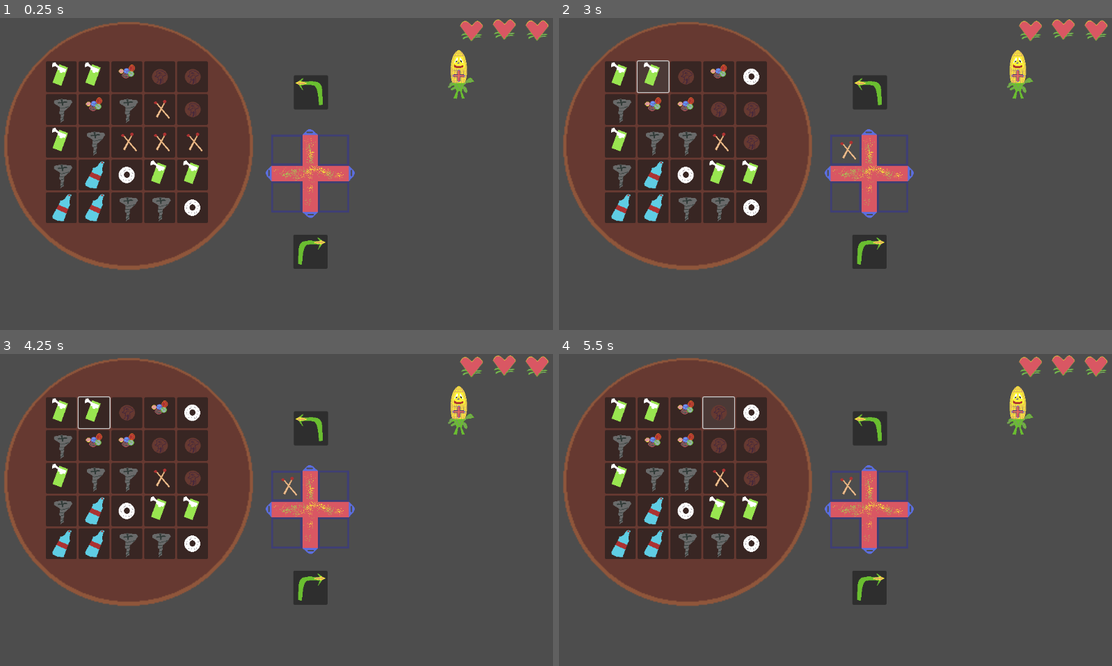
Above: before the commit, frames 1-4 (two rows, left to right).
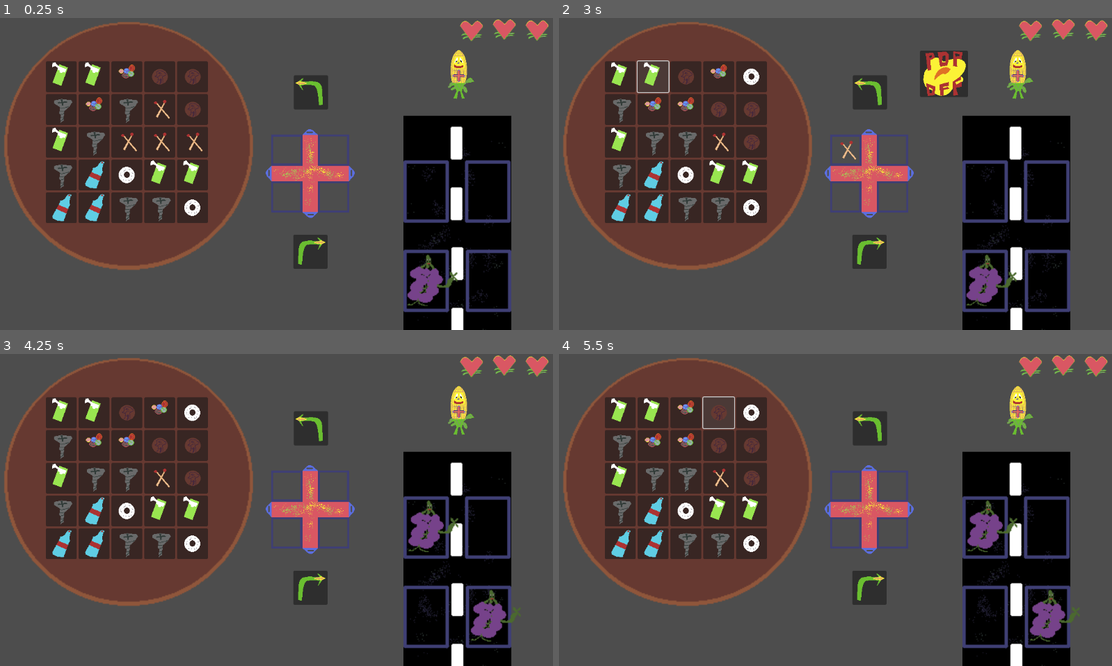
Above: after the commit, the same moments.

Repository: troywiegand/popped-corn
Game: Godot game, scene res://game.tscn
Same seed, same stepped clock (60 frames per second), same inputs: the game is played once before the commit and once after it.
Inputs (mouse positions are in pixels of both pictures, inside the frame that each line leads up to):
- Up to frame 1 (0.25 s): no input
- Up to frame 2 (3 s): click (868, 252) at 0.5 s; click (868, 92) at 1.25 s; click (619, 77) at 2 s; click (653, 77) at 2.77 s
- Up to frame 3 (4.25 s): click (387, 410) at 3.52 s
- Up to frame 4 (5.5 s): click (686, 413) at 4.27 s; click (719, 413) at 5.02 s

The runs differ from the first frame. In frame 1, 13% of the frame differs, in the area x 72-93%, y 31-100%; in frame 2, 15%, in the area x 65-93%, y 10-100%; in frame 3, 13%; in frame 4, 13%.
Error before the commit: Invalid access to property or key 'type' on a base object of type 'Nil'. (res://harness.gd:93)

Commit message:
Achieve Buggy Core Loop

Diff:
--- a/ammo_gem_button.gd
+++ b/ammo_gem_button.gd
@@ -3,7 +3,7 @@
 @export var isHighlighted: bool = false;
 
 @onready var color_rect: ColorRect = $ColorRect
-@onready var gem_types = Array($GemSprite.sprite_frames.get_animation_names())
+@onready var gem_types = Array($GemSprite.sprite_frames.get_animation_names()).filter(func(x): return x!="empty")
 
 signal isClicked(ammo_grid)
 
--- a/ammo_gem_button.tscn
+++ b/ammo_gem_button.tscn
@@ -1,7 +1,8 @@
-[gd_scene load_steps=3 format=3 uid="uid://7ynbnjpwabox"]
+[gd_scene load_steps=4 format=3 uid="uid://7ynbnjpwabox"]
 
 [ext_resource type="Script" uid="uid://lrcktnf7ena1" path="res://ammo_gem_button.gd" id="1_shp3d"]
 [ext_resource type="PackedScene" uid="uid://bxaf5u3s10ess" path="res://gem_sprite.tscn" id="2_3lho1"]
+[ext_resource type="SpriteFrames" uid="uid://b0nn0bbrmqbog" path="res://gem_sprites.tres" id="3_s20mp"]
 
 [node name="AmmoGemButton" type="Button"]
 custom_minimum_size = Vector2(64, 64)
@@ -10,6 +11,7 @@
 script = ExtResource("1_shp3d")
 
 [node name="GemSprite" parent="." instance=ExtResource("2_3lho1")]
+sprite_frames = ExtResource("3_s20mp")
 
 [node name="ColorRect" type="ColorRect" parent="."]
 visible = false
--- /dev/null
+++ b/enemy_highway.gd
@@ -0,0 +1,86 @@
+extends Node2D
+
+@export var enemies = [];
+@export var enemy_scene: PackedScene = preload("res://fruitzioso.tscn");
+
+signal dealDamage;
+
+var rate_to_make_two = 0.3;
+var slotsUnfillable = [];
+
+# Called when the node enters the scene tree for the first time.
+func _ready() -> void:
+	pass # Replace with function body.
+
+
+# Called every frame. 'delta' is the elapsed time since the previous frame.
+func _process(_delta: float) -> void:
+	pass
+
+
+func spawn_enemies():
+	if randf() < rate_to_make_two:
+		print("Spawning 2")
+		add_in_enemy(true);
+		add_in_enemy(false);
+	else:
+		print("Spawning 1")
+		add_in_enemy(randf()>0.5);
+	pass
+
+func add_in_enemy(side: bool):
+	var e = enemy_scene.instantiate()
+	var sidePos;
+	var slotNumber;
+	if side:
+		sidePos = $Slot3.position;
+		slotNumber = 3;
+	else:
+		sidePos = $Slot4.position;
+		slotNumber = 4;
+	if slotsUnfillable.find(slotNumber) > -1:
+		print("no room")
+	else:
+		e.position = sidePos;
+		e.remainingHealth = randi() % 3 + 3;
+		e.slot = slotNumber;
+		add_child(e)
+		e.show();
+		enemies.append(e)
+
+func next_turn():
+	enemies.sort_custom(func(x,y): return x.slot > y.slot)
+	for e in enemies:
+		e.update_tooltip()
+		if e.remainingHealth <= 0:
+			print("Defeated enemy ",e.fruitType);
+			e.queue_free()
+		elif e.isStunned:
+			e.isStunned = false
+			slotsUnfillable.append(e.Slot)
+		elif e.slot == 0:
+			dealDamage.emit();
+			e.queue_free();
+		elif e.slot == 1 or e.slot == 2:
+			e.slot = 0
+			e.position = $Danger.position
+		elif e.slot == 3:
+			if slotsUnfillable.find(1) > -1:
+				slotsUnfillable.append(3)
+				print("Unable to move forward")
+			else:
+				e.slot = 1
+				e.position = $Slot1.position
+		elif e.slot == 4:
+			if slotsUnfillable.find(2) > -1:
+				slotsUnfillable.append(4)
+				print("Unable to move forward")
+			else:
+				e.slot = 2
+				e.position = $Slot2.position
+		else:
+			print("no idea what happened")
+	spawn_enemies()
+	slotsUnfillable = [];
+	enemies = enemies.filter(func(e): e!=null);
+	pass
--- /dev/null
+++ b/enemy_highway.tscn
@@ -0,0 +1,46 @@
+[gd_scene load_steps=5 format=3 uid="uid://b7e21est2sktl"]
+
+[ext_resource type="Script" uid="uid://ds2d3ripwdhg" path="res://enemy_highway.gd" id="1_1dx0o"]
+[ext_resource type="Texture2D" uid="uid://req04e04fcoo" path="res://assets/road.png" id="1_ymosl"]
+[ext_resource type="Texture2D" uid="uid://cvjy64d4qdfn" path="res://assets/road_with_highlights.png" id="2_1dx0o"]
+
+[sub_resource type="SpriteFrames" id="SpriteFrames_qdfb0"]
+animations = [{
+"frames": [{
+"duration": 1.0,
+"texture": ExtResource("1_ymosl")
+}],
+"loop": true,
+"name": &"default",
+"speed": 5.0
+}, {
+"frames": [{
+"duration": 1.0,
+"texture": ExtResource("2_1dx0o")
+}],
+"loop": true,
+"name": &"highlights",
+"speed": 5.0
+}]
+
+[node name="EnemyHighway" type="Node2D"]
+script = ExtResource("1_1dx0o")
+
+[node name="Road" type="AnimatedSprite2D" parent="."]
+sprite_frames = SubResource("SpriteFrames_qdfb0")
+animation = &"highlights"
+
+[node name="Slot1" type="Node2D" parent="."]
+position = Vector2(-61, -73)
+
+[node name="Slot2" type="Node2D" parent="."]
+position = Vector2(12, -72)
+
+[node name="Slot3" type="Node2D" parent="."]
+position = Vector2(-62, 34)
+
+[node name="Slot4" type="Node2D" parent="."]
+position = Vector2(13, 33)
+
+[node name="Danger" type="Node2D" parent="."]
+position = Vector2(-19, -126)
--- /dev/null
+++ b/fire_button.tscn
@@ -0,0 +1,25 @@
+[gd_scene load_steps=3 format=3 uid="uid://diqvo2ftuoyn4"]
+
+[ext_resource type="Texture2D" uid="uid://dv1upcgaf3djo" path="res://assets/pop_off.png" id="1_lfybf"]
+
+[sub_resource type="SpriteFrames" id="SpriteFrames_mwq5i"]
+animations = [{
+"frames": [{
+"duration": 1.0,
+"texture": ExtResource("1_lfybf")
+}],
+"loop": true,
+"name": &"default",
+"speed": 5.0
+}]
+
+[node name="FireButton" type="Button"]
+offset_left = -51.0
+offset_top = -47.0
+offset_right = 46.0
+offset_bottom = 49.0
+mouse_filter = 1
+
+[node name="AnimatedSprite2D" type="AnimatedSprite2D" parent="."]
+position = Vector2(51, 47)
+sprite_frames = SubResource("SpriteFrames_mwq5i")
--- /dev/null
+++ b/fruitzioso.gd
@@ -0,0 +1,24 @@
+extends Control
+
+@export var fruitType: String;
+@onready var fruit_types = Array($FruitziosoSprite.sprite_frames.get_animation_names())
+@export var remainingHealth = 0;
+@export var dot = 0;
+@export var slot = -1;
+@export var isStunned = false;
+
+# Called when the node enters the scene tree for the first time.
+func _ready() -> void:
+	fruitType = fruit_types.pick_random();
+	$FruitziosoSprite.animation = fruitType;
+	print("fruit ", fruitType)
+	$FruitziosoSprite.play();
+	update_tooltip();
+	pass # Replace with function body.
+
+# Called every frame. 'delta' is the elapsed time since the previous frame.
+func _process(_delta: float) -> void:
+	pass
+
+func update_tooltip():
+	tooltip_text = "A "+fruitType+" with "+str(remainingHealth)+" HP left taking "+str(dot)+" damage next turn.";
--- /dev/null
+++ b/fruitzioso.tscn
@@ -0,0 +1,51 @@
+[gd_scene load_steps=6 format=3 uid="uid://c8pik2ltk611n"]
+
+[ext_resource type="Texture2D" uid="uid://b4dumddpekmqj" path="res://assets/apple.png" id="1_1jox1"]
+[ext_resource type="Texture2D" uid="uid://cbrkvgplwjqex" path="res://assets/grape.png" id="2_r513c"]
+[ext_resource type="Texture2D" uid="uid://b7bq1vx1g1vf" path="res://assets/lemon.png" id="3_q4s5a"]
+[ext_resource type="Script" uid="uid://3e4hx5cwvgvc" path="res://fruitzioso.gd" id="4_r513c"]
+
+[sub_resource type="SpriteFrames" id="SpriteFrames_clpbn"]
+animations = [{
+"frames": [{
+"duration": 1.0,
+"texture": ExtResource("1_1jox1")
+}],
+"loop": true,
+"name": &"apple",
+"speed": 5.0
+}, {
+"frames": [{
+"duration": 1.0,
+"texture": ExtResource("2_r513c")
+}],
+"loop": true,
+"name": &"grape",
+"speed": 5.0
+}, {
+"frames": [{
+"duration": 1.0,
+"texture": ExtResource("3_q4s5a")
+}],
+"loop": true,
+"name": &"lemon",
+"speed": 5.0
+}]
+
+[node name="Fruitzioso" type="Control"]
+layout_mode = 3
+anchor_left = -0.026
+anchor_top = 0.041
+anchor_right = -0.026
+anchor_bottom = 0.041
+offset_left = -2.0480003
+offset_top = -57.568
+offset_right = 65.951996
+offset_bottom = 11.431999
+mouse_filter = 1
+script = ExtResource("4_r513c")
+
+[node name="FruitziosoSprite" type="AnimatedSprite2D" parent="."]
+position = Vector2(32, 32)
+sprite_frames = SubResource("SpriteFrames_clpbn")
+animation = &"lemon"
--- a/gem_mode.gd
+++ b/gem_mode.gd
@@ -1,10 +1,15 @@
 extends Node2D
 
 signal readyToFire
+signal gameOver
+
+var protag_health = 3;
 
 
 # Called when the node enters the scene tree for the first time.
 func _ready() -> void:
+	$EnemyHighway.spawn_enemies();
+	$FireButton.hide();
 	pass # Replace with function body.
 
 
@@ -19,5 +24,62 @@
 		if $Harness.load_ammo(a):
 			## Emit a Signal to Game Node to stop Matching
 			readyToFire.emit();
+			$FireButton.show();
 			return
 	pass # Replace with function body.
+
+
+func _on_fire_button_pressed() -> void:
+	$Harness.fire_ammo($EnemyHighway.enemies);
+	$FireButton.hide();
+	$EnemyHighway.next_turn();
+	pass # Replace with function body.
+
+
+func _on_harness_fire_health(strength: int) -> void:
+	if strength == 3:
+		print("can heal from 2 to 3")
+		if protag_health == 2:
+			protag_health = 3;
+			$CornHeart1.animation="default";
+			$CornHeart1.play();
+	elif strength == 4:
+		print("can heal from 2->3 or 1->2")
+		if protag_health == 2:
+			protag_health = 3;
+			$CornHeart1.animation="default";
+			$CornHeart1.play();
+		if protag_health == 1:
+			protag_health = 2;
+			$CornHeart2.animation="default";
+			$CornHeart2.play();
+	elif strength == 5:
+		print("can heal from 2->3 or 1->3")
+		if protag_health == 1:
+			protag_health = 2;
+			$CornHeart2.animation="default";
+			$CornHeart2.play();
+		if protag_health == 2:
+			protag_health = 3;
+			$CornHeart1.animation="default";
+			$CornHeart1.play();
+	else:
+		print("weak sauce heal no effect")
+	pass # Replace with function body.
+
+
+func _on_enemy_highway_deal_damage() -> void:
+	if protag_health == 3:
+		$CornHeart1.animation="empty";
+		$CornHeart1.play();
+		protag_health = 2;
+	elif protag_health == 2:
+		$CornHeart2.animation="empty";
+		$CornHeart2.play();
+		protag_health = 1;
+	elif protag_health == 1:
+		$CornHeart3.animation="empty";
+		$CornHeart3.play();
+		protag_health = 0;
+		gameOver.emit();
+	pass # Replace with function body.
--- a/gem_mode.tscn
+++ b/gem_mode.tscn
@@ -1,11 +1,12 @@
-[gd_scene load_steps=8 format=3 uid="uid://dc2cqb25orqt6"]
+[gd_scene load_steps=9 format=3 uid="uid://dc2cqb25orqt6"]
 
 [ext_resource type="PackedScene" uid="uid://1o1axw1d55dd" path="res://ammo_grid.tscn" id="1_5bglb"]
 [ext_resource type="Script" uid="uid://dp1ix6y872pfj" path="res://gem_mode.gd" id="1_x0nxw"]
 [ext_resource type="PackedScene" uid="uid://w347umeeeteg" path="res://harness.tscn" id="2_hd7xy"]
 [ext_resource type="PackedScene" uid="uid://c1llbjhyrq7dw" path="res://protag.tscn" id="3_2h8pb"]
-[ext_resource type="Script" uid="uid://c466uo1053nif" path="res://harness.gd" id="3_okvlv"]
+[ext_resource type="PackedScene" uid="uid://b7e21est2sktl" path="res://enemy_highway.tscn" id="7_3jssm"]
 [ext_resource type="PackedScene" uid="uid://bh4tgix2ke2ld" path="res://board_bag.tscn" id="7_7wrrk"]
+[ext_resource type="PackedScene" uid="uid://diqvo2ftuoyn4" path="res://fire_button.tscn" id="8_2dl7a"]
 [ext_resource type="PackedScene" uid="uid://bh7pj5by404te" path="res://corn_heart.tscn" id="8_3jssm"]
 
 [node name="gem_mode" type="Node2D"]
@@ -17,7 +18,6 @@
 
 [node name="Harness" parent="." instance=ExtResource("2_hd7xy")]
 position = Vector2(643, 323)
-script = ExtResource("3_okvlv")
 showHarness = true
 
 [node name="Protag" parent="." instance=ExtResource("3_2h8pb")]
@@ -44,4 +44,17 @@
 scale = Vector2(0.5, 0.5)
 animation = &"default"
 
+[node name="EnemyHighway" parent="." instance=ExtResource("7_3jssm")]
+position = Vector2(948, 427)
+scale = Vector2(1.75, 1.75)
+
+[node name="FireButton" parent="." instance=ExtResource("8_2dl7a")]
+offset_left = 748.0
+offset_top = 68.0
+offset_right = 848.0
+offset_bottom = 164.0
+
+[connection signal="fireHealth" from="Harness" to="." method="_on_harness_fire_health"]
 [connection signal="madeAmmo" from="AmmoGrid" to="." method="_on_ammo_grid_made_ammo"]
+[connection signal="dealDamage" from="EnemyHighway" to="." method="_on_enemy_highway_deal_damage"]
+[connection signal="pressed" from="FireButton" to="." method="_on_fire_button_pressed"]
--- a/gem_sprite.tscn
+++ b/gem_sprite.tscn
@@ -24,6 +24,11 @@
 }],
 "loop": true,
 "name": &"coin",
+"speed": 5.0
+}, {
+"frames": [],
+"loop": true,
+"name": &"empty",
 "speed": 5.0
 }, {
 "frames": [{
@@ -70,4 +75,4 @@
 [node name="GemSprite" type="AnimatedSprite2D"]
 position = Vector2(32, 32)
 sprite_frames = SubResource("SpriteFrames_vy2jn")
-animation = &"matches"
+animation = &"empty"
--- /dev/null
+++ b/gem_sprites.tres
@@ -0,0 +1,73 @@
+[gd_resource type="SpriteFrames" load_steps=8 format=3 uid="uid://b0nn0bbrmqbog"]
+
+[ext_resource type="Texture2D" uid="uid://cqb7eflelgwqj" path="res://assets/bottle.png" id="1_acxiy"]
+[ext_resource type="Texture2D" uid="uid://b885q47ryknlv" path="res://assets/coin.png" id="2_uoiul"]
+[ext_resource type="Texture2D" uid="uid://blwsd64rprucn" path="res://assets/marbles.png" id="3_x4ok6"]
+[ext_resource type="Texture2D" uid="uid://cxd5ymwlyac4v" path="res://assets/matches.png" id="4_3076p"]
+[ext_resource type="Texture2D" uid="uid://cuhmtmn8wpes5" path="res://assets/mint.png" id="5_18kfa"]
+[ext_resource type="Texture2D" uid="uid://b0levi1x6iwop" path="res://assets/screw.png" id="6_knb7a"]
+[ext_resource type="Texture2D" uid="uid://euxrr8bx48wc" path="res://assets/tissue.png" id="7_srdlo"]
+
+[resource]
+animations = [{
+"frames": [{
+"duration": 1.0,
+"texture": ExtResource("1_acxiy")
+}],
+"loop": true,
+"name": &"bottle",
+"speed": 5.0
+}, {
+"frames": [{
+"duration": 1.0,
+"texture": ExtResource("2_uoiul")
+}],
+"loop": true,
+"name": &"coin",
+"speed": 5.0
+}, {
+"frames": [],
+"loop": true,
+"name": &"empty",
+"speed": 5.0
+}, {
+"frames": [{
+"duration": 1.0,
+"texture": ExtResource("3_x4ok6")
+}],
+"loop": true,
+"name": &"marbles",
+"speed": 5.0
+}, {
+"frames": [{
+"duration": 1.0,
+"texture": ExtResource("4_3076p")
+}],
+"loop": true,
+"name": &"matches",
+"speed": 5.0
+}, {
+"frames": [{
+"duration": 1.0,
+"texture": ExtResource("5_18kfa")
+}],
+"loop": true,
+"name": &"mint",
+"speed": 5.0
+}, {
+"frames": [{
+"duration": 1.0,
+"texture": ExtResource("6_knb7a")
+}],
+"loop": true,
+"name": &"screw",
+"speed": 5.0
+}, {
+"frames": [{
+"duration": 1.0,
+"texture": ExtResource("7_srdlo")
+}],
+"loop": true,
+"name": &"tissue",
+"speed": 5.0
+}]
--- a/harness.gd
+++ b/harness.gd
@@ -3,11 +3,27 @@
 @export var showHarness = false;
 
 signal fullAmmo;
-
+signal fireHealth(strength: int);
 
 ### 1 2
 ### 3 4
 static var loadedAmmo = [null,null,null,null];
+static var slotEffects = [0,0,0,0];
+
+## heal h
+## damage d
+## linger l
+## bleed/burn b
+## stun s
+var ammoScale = {
+	"bottle": {"l":0.3,"d":0.5,"h":0,"b":0,"s":0},
+	"coin": {"l":0,"d":1,"h":0,"b":0,"s":0},
+	"marbles": {"l":0,"d":1,"h":0,"b":0,"s":0},
+	"matches": {"l":0,"d":1,"h":0,"b":0.5,"s":0},
+	"mint": {"l":0,"d":0,"h":0.1,"b":0,"s":0},
+	"screw": {"l":0,"d":0.5,"h":0,"b":2,"s":0},
+	"tissue": {"l":0,"d":1,"h":0,"b":0,"s":0.1},
+}
 
 var CW = [1,3,0,2];
 var CCW = [2,0,3,1];
@@ -40,7 +56,27 @@
 	_load_ammo_into_slot(where_null+1,a)
 	return true
 
-func fire_ammo():
+func fire_ammo(enemies):
+	print(enemies)
+	for e in enemies:
+		if e.slot != -1 and loadedAmmo[e.slot-1] !=null:
+			var this_type = loadedAmmo[e.slot-1].type
+			var this_power = loadedAmmo[e.slot-1].power
+			print("Effecting ",e.fruitType," with a shot ",this_type, " of strength ",this_power)
+			var this_scaling = ammoScale[this_type];
+			print(this_scaling);
+			print("Taking damage: ",ceil(this_power * this_scaling["d"]) + e.dot + slotEffects[e.slot-1])
+			print("Will take later: ", ceil(this_power*this_scaling["b"]))
+			e.remainingHealth -= int(ceil(this_power * this_scaling["d"]) + e.dot + slotEffects[e.slot-1]);
+			e.dot += ceil(this_power*this_scaling["b"]);
+			e.isStunned = this_scaling["s"] > 0;
+	for s in len(loadedAmmo):
+		if loadedAmmo[s] != null:
+			var this_slot = loadedAmmo[s];
+			var this_scaling = ammoScale[this_slot.type];
+			slotEffects[s] = ceil(this_scaling["l"]*this_slot.power)
+			if this_scaling["h"] > 0:
+				fireHealth.emit(this_slot.power)
 
 	_empty_slot()
 	pass
@@ -90,7 +126,11 @@
 
 func _load_ammo_into_slot(n: int, a):
 	var this_slot = _pick_slot(n)
-	print("Loading ",a.type," into ",n)
-	this_slot.animation = a.type;
-	this_slot.play();
-	this_slot.show();
+	var this_type = a.type if a!=null and "type" in a else "empty";
+	print("Loading ",this_type," into ",n)
+	if this_type == "empty":
+		this_slot.hide();
+	else:
+		this_slot.animation = this_type;
+		this_slot.play();
+		this_slot.show();
--- a/harness.tscn
+++ b/harness.tscn
@@ -1,9 +1,10 @@
-[gd_scene load_steps=6 format=3 uid="uid://w347umeeeteg"]
+[gd_scene load_steps=7 format=3 uid="uid://w347umeeeteg"]
 
 [ext_resource type="Texture2D" uid="uid://crwywjyu8nytw" path="res://assets/harness.png" id="1_ll13w"]
 [ext_resource type="PackedScene" uid="uid://bxaf5u3s10ess" path="res://gem_sprite.tscn" id="2_3rr38"]
 [ext_resource type="Script" uid="uid://c466uo1053nif" path="res://harness.gd" id="2_in87e"]
 [ext_resource type="PackedScene" uid="uid://5liybqs8pqhr" path="res://harness_rotate.tscn" id="3_uw6ft"]
+[ext_resource type="SpriteFrames" uid="uid://b0nn0bbrmqbog" path="res://gem_sprites.tres" id="4_hw535"]
 
 [sub_resource type="SpriteFrames" id="SpriteFrames_3rr38"]
 animations = [{
@@ -22,15 +23,19 @@
 
 [node name="Slot1" parent="." instance=ExtResource("2_3rr38")]
 position = Vector2(-48, -48)
+sprite_frames = ExtResource("4_hw535")
 
 [node name="Slot2" parent="." instance=ExtResource("2_3rr38")]
 position = Vector2(48, -47)
+sprite_frames = ExtResource("4_hw535")
 
 [node name="Slot3" parent="." instance=ExtResource("2_3rr38")]
 position = Vector2(-49, 48)
+sprite_frames = ExtResource("4_hw535")
 
 [node name="Slot4" parent="." instance=ExtResource("2_3rr38")]
 position = Vector2(47, 49)
+sprite_frames = ExtResource("4_hw535")
 
 [node name="HarnessRotateCW" parent="." instance=ExtResource("3_uw6ft")]
 visible = false
Binary file added: assets/apple.png
Not shown, added: assets/apple.png.import
Binary file added: assets/fruitzioso.aseprite
Binary file added: assets/grape.png
Not shown, added: assets/grape.png.import
Binary file added: assets/lemon.png
Not shown, added: assets/lemon.png.import
Binary file added: assets/pop_off.aseprite
Binary file added: assets/pop_off.png
Not shown, added: assets/pop_off.png.import
Binary file added: assets/road.aseprite
Binary file added: assets/road.png
(and 5 more such lines)
